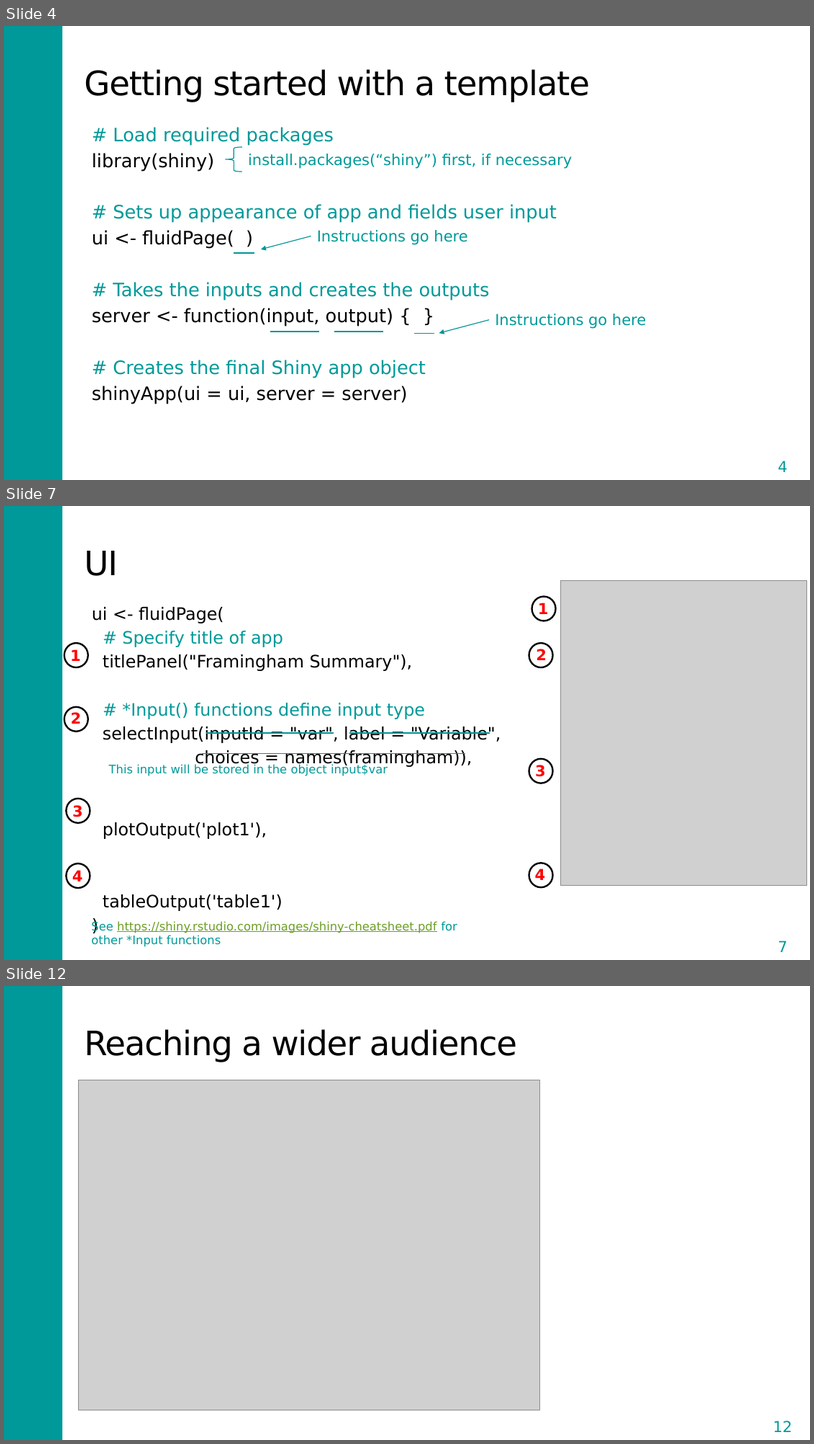
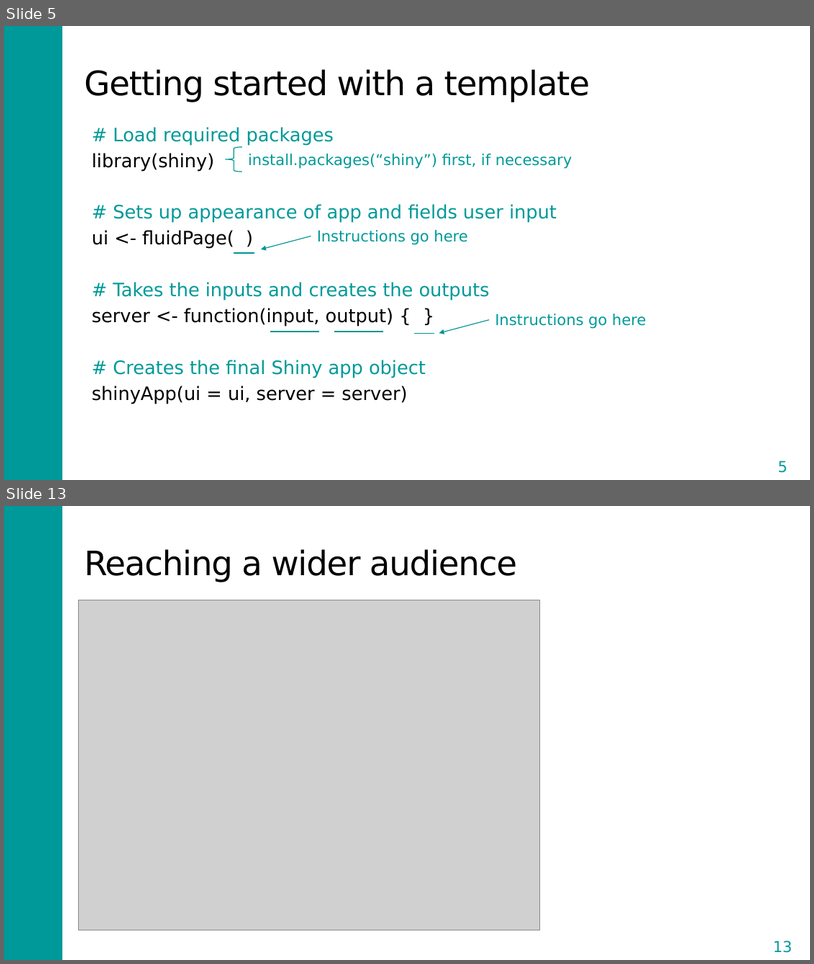
Before and after one commit to DARTH-git/Course-Modularization, a slide deck: static/Course_Modularization/Shiny/Shiny_slides.pptx. Shown one above the other, each under a label of ours: slides 4, 7 and 12 before the commit, slides 5 and 13 after it; the slides between them are not shown. The pictures are 814x1444 and 814x964 pixels, drawn with LibreOffice and Linux fonts; fonts in the diff are those of the drawing; grey boxes stand for pictures. Boxes give left, top, right and bottom in pixels: in the first picture for what was removed or moved away, otherwise in the second. Text is boxed around its words. In the diff, an @@ line names an element or a change of style, - is before the commit and + after.

Commit message:
changes on shiny and sens. analysis

```diff
--- a/static/Course_Modularization/Shiny/Shiny_slides.pptx
+++ b/static/Course_Modularization/Shiny/Shiny_slides.pptx
@@ slide 7 removed at <box>4,506,810,960</box>, background #FFFFFF; not listed: 1 template element that a slide beside it also shows @@
@@ title removed at <box>84,551,118,576</box> @@
-UI
@@ picture removed at <box>561,581,808,885</box> @@
@@ text removed at <box>92,607,502,911</box> @@
-ui <- fluidPage(
-# Specify title of app
-titlePanel("Framingham Summary"),
-# *Input() functions define input type
-selectInput(inputId = "var", label = "Variable",
-choices = names(framingham)),
-plotOutput('plot1'),
-tableOutput('table1')
-)
@@ ellipse removed at <box>532,596,556,620</box> @@
@@ text removed at <box>538,602,549,614</box> @@
-1
@@ ellipse removed at <box>64,643,88,667</box> @@
@@ text removed at <box>70,649,81,661</box> @@
-1
@@ ellipse removed at <box>530,643,553,667</box> @@
@@ text removed at <box>536,649,547,660</box> @@
-2
@@ ellipse removed at <box>64,707,88,731</box> @@
@@ text removed at <box>71,712,82,723</box> @@
-2
@@ line removed from (206, 733) to (334, 733) @@
@@ line removed from (350, 733) to (490, 733) @@
@@ text removed at <box>109,763,388,776</box> @@
-This input will be stored in the object input$var
@@ line removed from (202, 754) to (466, 754) @@
@@ ellipse removed at <box>530,759,553,783</box> @@
@@ text removed at <box>535,764,546,777</box> @@
-3
@@ ellipse removed at <box>67,798,90,822</box> @@
@@ text removed at <box>72,805,83,817</box> @@
-3
@@ ellipse removed at <box>67,864,90,888</box> @@
@@ text removed at <box>72,870,83,881</box> @@
-4
@@ ellipse removed at <box>530,863,553,887</box> @@
@@ text removed at <box>535,868,546,880</box> @@
-4
@@ text removed at <box>91,920,457,947</box> @@
-See https://shiny.rstudio.com/images/shiny-cheatsheet.pdf for other *Input functions
@@ page number removed at <box>759,933,808,959</box> @@
-7
@@ what was slide 4 is now slide 5 @@
@@ page number at <box>778,460,787,472</box>: text changed @@
-4
+5
@@ what was slide 12 is now slide 13 @@
@@ page number at <box>774,940,793,952</box>: text changed @@
-12
+13
```
Also in this commit, not shown: 1 slide changed, 8 slides added, 6 other slides removed, 13 other files.
